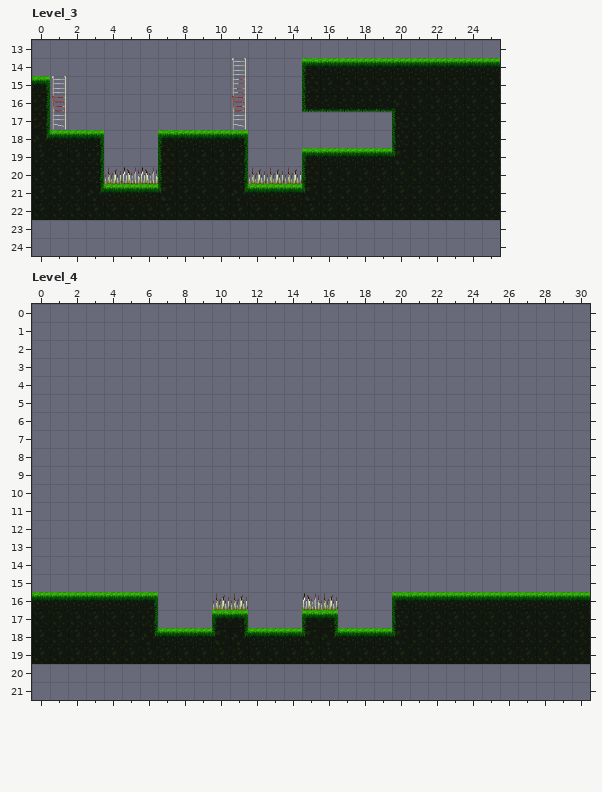
LDtk project, stored at Assets/Mefedron(kolya)/LDtk_Lvls/Lvl_3.ldtk. That is the earlier state.
Cells are 32x32 px. Shown: Level_3 x 0..25, y 13..24; Level_4 x 0..30, y 0..21. The commit also changed other parts of the map, which this record leaves out. The old version is drawn lined up with the new one.
After:
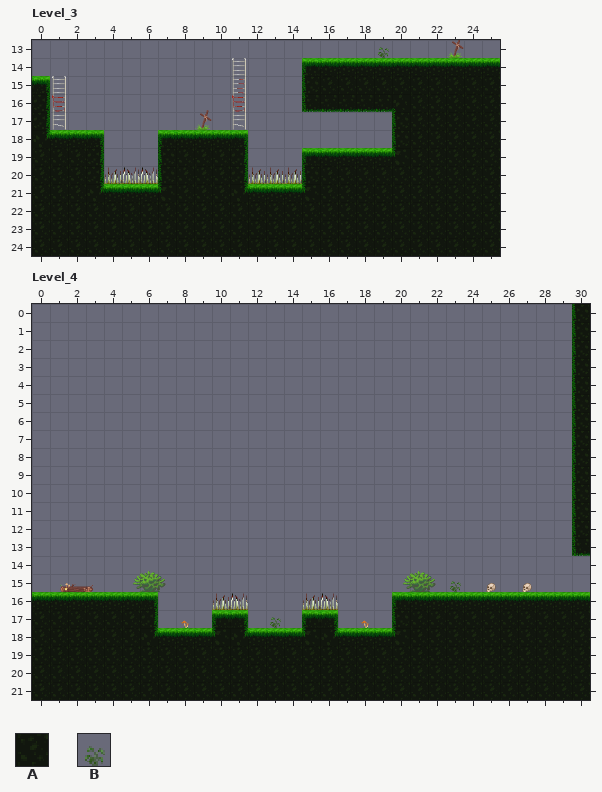
Key: from "Ground": A 1 "Ground"; from "Objects": B 1 "Objects".
_ is an empty cell.
Tiles of an added or newly shown layer are drawn over the layers below it.
The edit:
Level_3: map size 26x23 -> 26x25 cells
Level_4: map size 31x12 -> 31x22 cells (old content now starts at 0,8; both pictures use the new coordinates)
Layer "Ground", Level_3:
Tile A is added in rows 23 to 24 at x 0 to 25.
Layer "Objects" (added), Level_3:
Tile B is added in row 13 at x 19 and 23; in row 17 at x 9.
Layer "Ground", Level_4:
Tile A is added in rows 0 to 13 at x 30; in rows 20 to 21 at x 0 to 30.
Layer "Objects" (added), Level_4:
Tile B is added in row 15 at x 2, 6, 21, 23, 25 and 27; in row 17 at x 8, 13 and 18.
